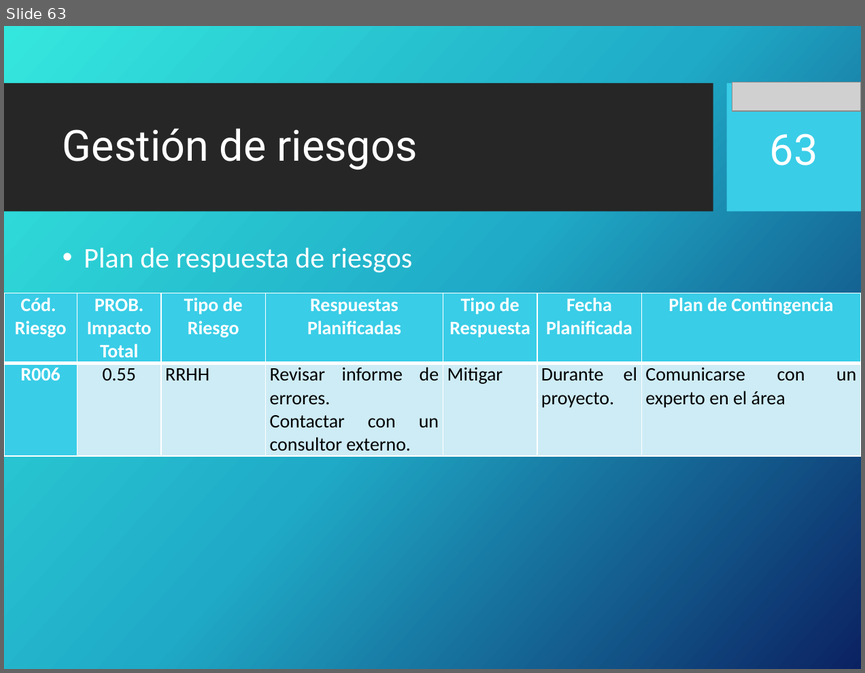
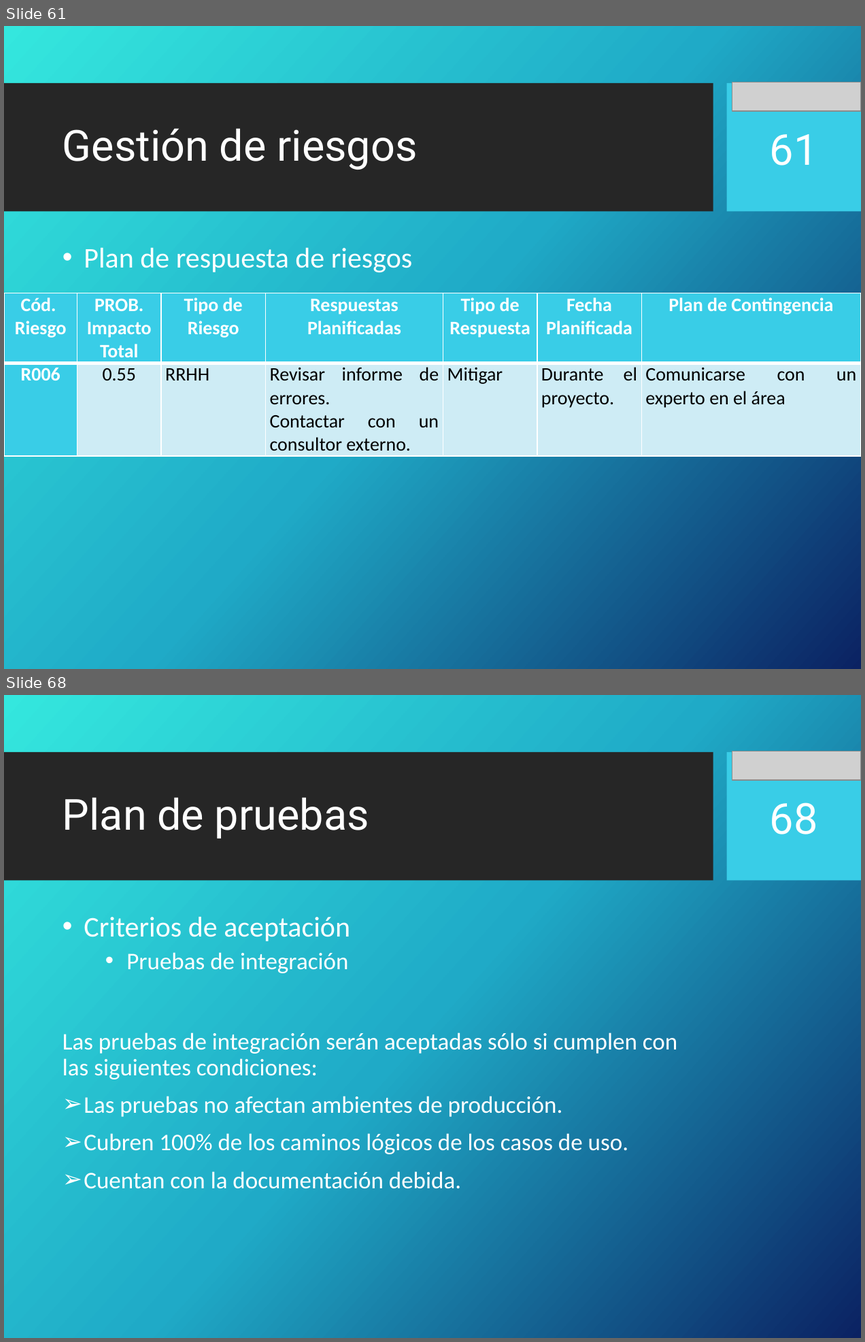
Before and after one commit to portafolio2016/hipocrates, a slide deck: docs/plan-de-proyecto/ppt-iteracion1.pptx. Shown one above the other, each under a label of ours: slide 63 before the commit, slides 61 and 68 after it; the slides between them are not shown. The pictures are 865x673 and 865x1342 pixels, drawn with LibreOffice and Linux fonts; fonts in the diff are those of the drawing; grey boxes stand for pictures; background and template pictures are left out. Boxes give left, top, right and bottom in pixels: in the first picture for what was removed or moved away, otherwise in the second. Text is boxed around its words. In the diff, an @@ line names an element or a change of style, - is before the commit and + after.

```diff
--- a/docs/plan-de-proyecto/ppt-iteracion1.pptx
+++ b/docs/plan-de-proyecto/ppt-iteracion1.pptx
@@ slide 68 added at bbox=[4, 695, 861, 1338], background picture (left out); not listed: 2 template elements that a slide beside it also shows @@
@@ picture added at bbox=[732, 751, 861, 781] @@
@@ title added at bbox=[62, 797, 369, 838], 36 pt, text #FFFFFF @@
+Plan de pruebas
@@ page number added at bbox=[770, 802, 818, 834], 36 pt, text #FFFFFF @@
+68
@@ text added at bbox=[62, 917, 677, 1189], 20 pt, text #FFFFFF @@
+• Criterios de aceptación
+  • Pruebas de integración
+Las pruebas de integración serán aceptadas sólo si cumplen con las siguientes condiciones:
+➢ Las pruebas no afectan ambientes de producción.
+➢ Cubren 100% de los caminos lógicos de los casos de uso.
+➢ Cuentan con la documentación debida.
@@ what was slide 63 is now slide 61 @@
@@ page number at bbox=[770, 134, 818, 165]: text changed @@
-63
+61
```
Also in this commit, not shown: 1 slide changed, 23 other slides added, 3 slides removed.
